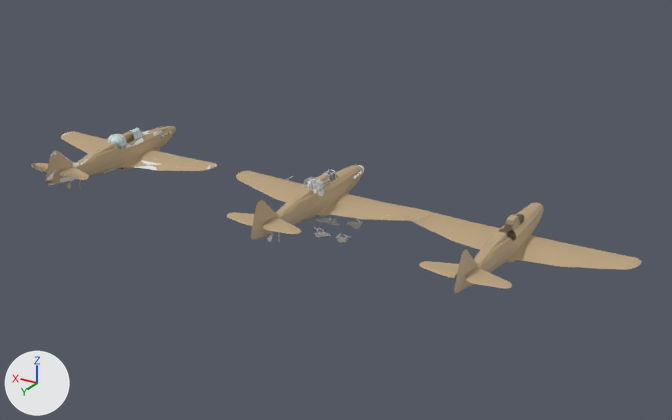
Two versions of the FBX model Assets/1.Sof Objects/Aircrafts/Defiant Mk.I/3D/Defiant.fbx, one commit apart.
One viewpoint serves both versions: a camera (50 mm lens) standing at (-36.0, 37.8, 17.7) and looking at (-13.7, 0.7, -0.9). Lighting does not change. The marker at lower left points along +X, +Y and +Z. Where no turn or scale is listed for an object, it has been applied to the vertices.

The scene before the commit, as lines of its bpy script (objects in view):
```python
me_plane_066 = bpy.data.meshes.new('Plane.066')
me_plane_066.from_pydata(...)  # 1014 vertices, 985 faces; spans x -5.68..5.68, y -2.73..7.05, z -1.67..1.46
me_plane_066.materials.append(mat_brown_paint)  # its picture is missing
me_plane_093 = bpy.data.meshes.new('Plane.093')
me_plane_093.from_pydata(...)  # 479 vertices, 506 faces; spans x -0.99..0.99, y -0.93..3.15, z -1.67..0.93
me_plane_093.materials.append(mat_brown_paint)  # its picture is missing
me_plane_096 = bpy.data.meshes.new('Plane.096')
me_plane_096.from_pydata(...)  # 4109 vertices, 4263 faces; spans x -5.68..5.68, y -3.29..7.05, z -2.85..1.46
# faces by material slot: [997, 3266]
me_plane_096.materials.append(mat_brown_paint)  # its picture is missing
me_plane_096.materials.append(mat_other)  # white #e7e7e7
ob_defiant_fuselage = bpy.data.objects.new('Defiant Fuselage', me_plane_093)
ob_defiant_fuselage.location = (0.0, 0.0, 0.0)
ob_defiant_to_merge = bpy.data.objects.new('Defiant To Merge', me_plane_096)
ob_defiant_to_merge.location = (-13.0, 0.0, 0.0)
ob_defiant_to_paint = bpy.data.objects.new('Defiant To Paint', me_plane_066)
ob_defiant_to_paint.location = (-23.0, 0.0, 0.0)
```
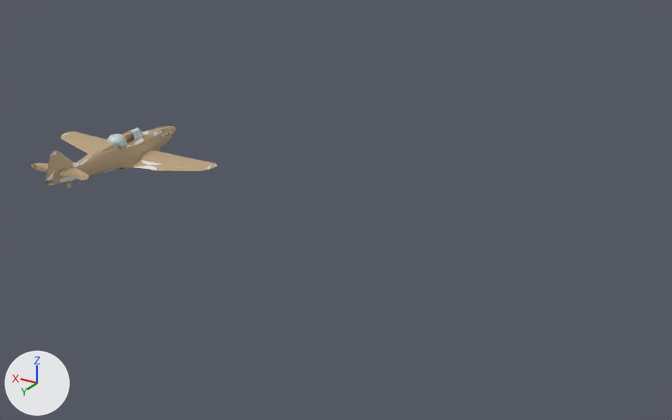
Where the newer file only moved an object's origin or applied its transform, the numbers keep the older frame.

Pixel boxes [x1, y1, x2, y2] of what changed, in the pictures (672 x 420 px):
'Defiant To Paint', deleted (beige): before [403, 202, 641, 294]
'Defiant To Merge', deleted (beige): before [227, 165, 432, 243]
    faces in mat_brown_paint (its picture is missing): [227, 165, 432, 240]
    faces in mat_other (white #e7e7e7): [246, 165, 418, 243]

What the commit changed:
Object 'Defiant To Paint' (ob_defiant_to_paint) is deleted.
Object 'Defiant To Merge' (ob_defiant_to_merge) is deleted.
